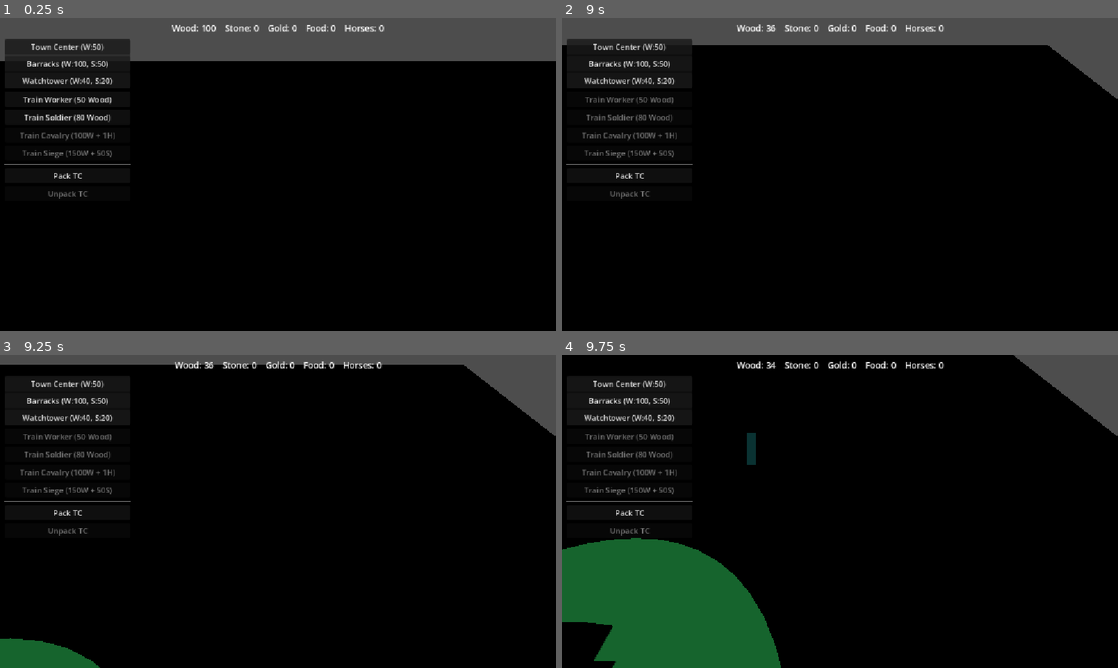
Above: before the commit, frames 1-4 (two rows, left to right).
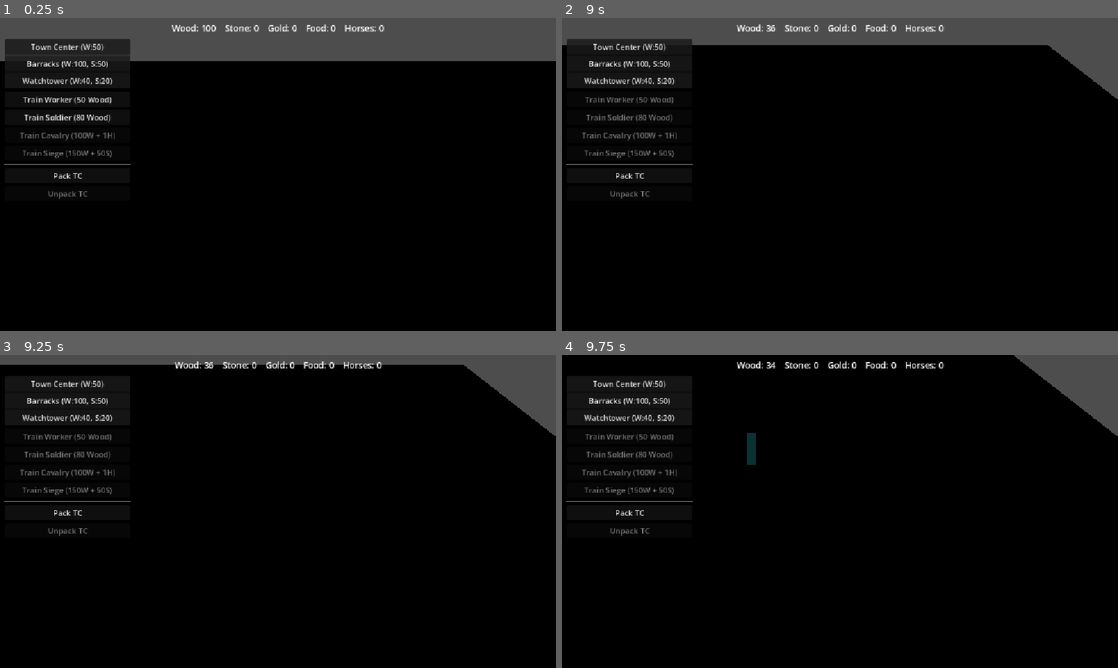
Above: after the commit, the same moments.

Repository: Ferrum-t/RTS-Game
Game: Godot game, scene res://Scenes/World/World.tscn
Same seed, same stepped clock (60 frames per second), same inputs: the game is played once before the commit and once after it.
Inputs (mouse positions are in pixels of both pictures, inside the frame that each line leads up to):
- Up to frame 1 (0.25 s): no input
- Up to frame 2 (9 s): click "Town Center (W:50)" at 0.5 s; click "Barracks (W:100, S:50)" at 1.25 s; click "Watchtower (W:40, S:20)" at 2 s; click "Train Worker (50 Wood)" at 2.75 s; tap Enter at 3.5, 8.75 s; move the mouse to (962, 158) at 3.52 s; hold D (move_right) 3.53-4.25 s; tap C at 3.6 s; click (962, 158) at 3.67 s; click "Pack TC" at 4.25 s; tap Space at 5 s; drag from (728, 190) to (812, 237) at 5.02 s; move the mouse to (895, 105) at 5.77 s; hold D (move_right) 5.78-6.5 s; tap P at 5.85 s; drag from (812, 237) to (673, 127) at 6.52 s; move the mouse to (1006, 221) at 7.27 s; hold Left (move_left) 7.28-8 s; tap U at 7.35 s; drag from (673, 127) to (756, 96) at 8.02 s; move the mouse to (867, 174) at 8.77 s; hold Down (move_back) from 8.78 s (still down); tap R at 8.85 s; click (867, 174) at 8.92 s
- Up to frame 3 (9.25 s): keep holding Down (move_back)
- Up to frame 4 (9.75 s): release Down (move_back) at 9.5 s; drag from (756, 433) to (728, 527) at 9.52 s

Frames 1-2 are identical in both runs. In frame 3, 1.2% of the frame differs, in the area x 0-18%, y 90-100%; in frame 4, 12%, in the area x 0-40%, y 58-100%.

Commit message:
fix(8.2): torus range ring + two-part cyan progress bar (no solid brown disc)

Diff:
--- a/Scripts/Buildings/MobileBuilding.gd
+++ b/Scripts/Buildings/MobileBuilding.gd
@@ -15,8 +15,11 @@
 @export var transit_vulnerability: float = 1.0
 
 var deployment: DeploymentComponent = null
-var _progress_bar: Node3D = null
+var _progress_bg: MeshInstance3D = null
+var _progress_fill: MeshInstance3D = null
 var _range_ring: MeshInstance3D = null
+const _BAR_WIDTH: float = 2.2
+const _BAR_HEIGHT: float = 5.2
 
 
 func _ready() -> void:
@@ -93,39 +96,59 @@
 
 
 func _setup_progress_bar() -> void:
-	var bar := MeshInstance3D.new()
-	bar.name = "DeploymentProgressBar"
-	var box := BoxMesh.new()
-	box.size = Vector3(2.0, 0.12, 0.12)
-	bar.mesh = box
-	var mat := StandardMaterial3D.new()
-	mat.albedo_color = Color(0.2, 0.75, 1.0, 0.95)
-	mat.shading_mode = BaseMaterial3D.SHADING_MODE_UNSHADED
-	bar.material_override = mat
-	bar.position = Vector3(0.0, 5.0, 0.0)
-	bar.visible = false
-	add_child(bar)
-	_progress_bar = bar
+	# Dark background track
+	var bg := MeshInstance3D.new()
+	bg.name = "DeploymentProgressBg"
+	var bg_mesh := BoxMesh.new()
+	bg_mesh.size = Vector3(_BAR_WIDTH, 0.14, 0.14)
+	bg.mesh = bg_mesh
+	var bg_mat := StandardMaterial3D.new()
+	bg_mat.albedo_color = Color(0.08, 0.08, 0.1, 0.9)
+	bg_mat.shading_mode = BaseMaterial3D.SHADING_MODE_UNSHADED
+	bg.material_override = bg_mat
+	bg.position = Vector3(0.0, _BAR_HEIGHT, 0.0)
+	bg.visible = false
+	add_child(bg)
+	_progress_bg = bg
+
+	# Cyan fill grows left → right as pack/unpack completes
+	var fill := MeshInstance3D.new()
+	fill.name = "DeploymentProgressBar"
+	var fill_mesh := BoxMesh.new()
+	fill_mesh.size = Vector3(_BAR_WIDTH, 0.16, 0.16)
+	fill.mesh = fill_mesh
+	var fill_mat := StandardMaterial3D.new()
+	fill_mat.albedo_color = Color(0.15, 0.85, 1.0, 1.0)
+	fill_mat.shading_mode = BaseMaterial3D.SHADING_MODE_UNSHADED
+	fill.material_override = fill_mat
+	fill.position = Vector3(0.0, _BAR_HEIGHT, 0.0)
+	fill.visible = false
+	add_child(fill)
+	_progress_fill = fill
 
 
 func _update_progress_bar() -> void:
-	if _progress_bar == null or deployment == null:
+	if _progress_fill == null or deployment == null:
 		return
 	var st: int = deployment_state
 	var in_transition: bool = (
 		st == DeploymentState.State.PACKING
 		or st == DeploymentState.State.UNPACKING
 	)
-	_progress_bar.visible = in_transition
+	if _progress_bg:
+		_progress_bg.visible = in_transition
+	_progress_fill.visible = in_transition
 	if not in_transition:
 		return
-	var p: float = clampf(deployment.get_transition_progress(), 0.0, 1.0)
-	# Progress = time remaining ratio inverted → filled amount grows as work completes.
-	var done: float = 1.0 - p
-	_progress_bar.scale = Vector3(maxi(done, 0.05), 1.0, 1.0)
-	var cam := get_viewport().get_camera_3d()
-	if cam:
-		_progress_bar.global_transform.basis = cam.global_transform.basis
+
+	var remaining: float = clampf(deployment.get_transition_progress(), 0.0, 1.0)
+	var done: float = 1.0 - remaining
+	done = maxf(done, 0.02)
+	# Scale fill width; keep left edge fixed under the bar center-left.
+	_progress_fill.scale = Vector3(done, 1.0, 1.0)
+	_progress_fill.position = Vector3(-_BAR_WIDTH * 0.5 * (1.0 - done), _BAR_HEIGHT, 0.0)
+	if _progress_bg:
+		_progress_bg.position = Vector3(0.0, _BAR_HEIGHT, 0.0)
 
 
 func _setup_range_ring() -> void:
@@ -134,21 +157,24 @@
 		radius = deployment_config.attack_range_display
 	if radius <= 0.0:
 		return
+	# Thin torus outline — NOT a solid disc (CylinderMesh looked like a giant blotch).
 	var ring := MeshInstance3D.new()
 	ring.name = "AttackRangeRing"
-	var cyl := CylinderMesh.new()
-	cyl.top_radius = radius
-	cyl.bottom_radius = radius
-	cyl.height = 0.05
-	cyl.radial_segments = 48
-	ring.mesh = cyl
+	var torus := TorusMesh.new()
+	torus.inner_radius = maxf(radius - 0.35, 0.5)
+	torus.outer_radius = radius
+	torus.rings = 48
+	torus.ring_segments = 16
+	ring.mesh = torus
 	var mat := StandardMaterial3D.new()
-	mat.albedo_color = Color(0.2, 0.9, 0.4, 0.25)
+	mat.albedo_color = Color(0.25, 1.0, 0.45, 0.55)
 	mat.transparency = BaseMaterial3D.TRANSPARENCY_ALPHA
 	mat.shading_mode = BaseMaterial3D.SHADING_MODE_UNSHADED
 	mat.cull_mode = BaseMaterial3D.CULL_DISABLED
 	ring.material_override = mat
-	ring.position = Vector3(0.0, 0.05, 0.0)
+	# Flat on ground
+	ring.rotation_degrees = Vector3(90.0, 0.0, 0.0)
+	ring.position = Vector3(0.0, 0.08, 0.0)
 	ring.visible = false
 	add_child(ring)
 	_range_ring = ring
@@ -157,7 +183,6 @@
 func _update_range_ring_visibility(state: int) -> void:
 	if _range_ring == null:
 		return
-	# Show while mobile / unpacking so player sees coverage of the landing spot.
 	_range_ring.visible = (
 		state == DeploymentState.State.MOBILE
 		or state == DeploymentState.State.UNPACKING
